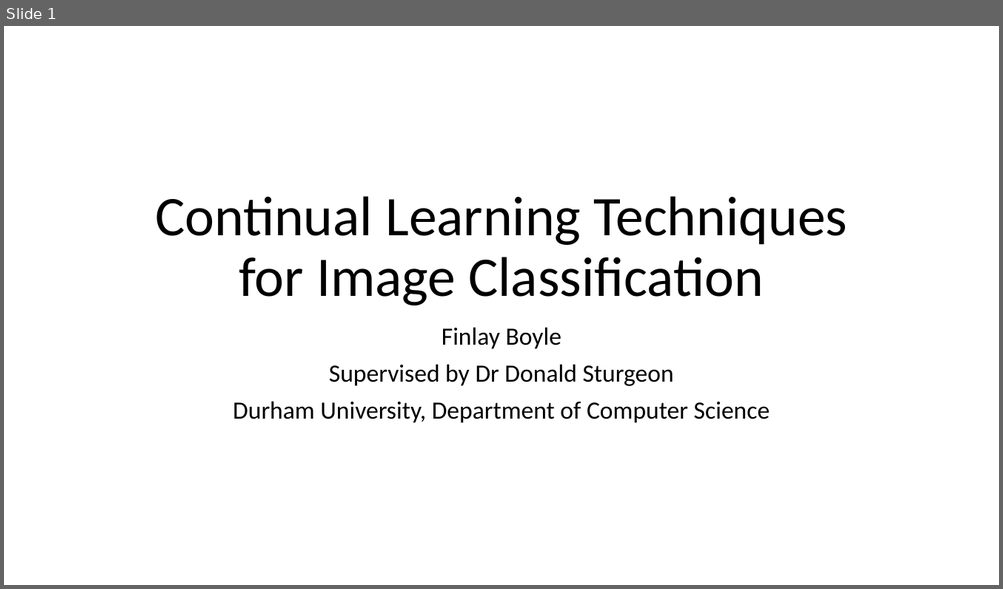
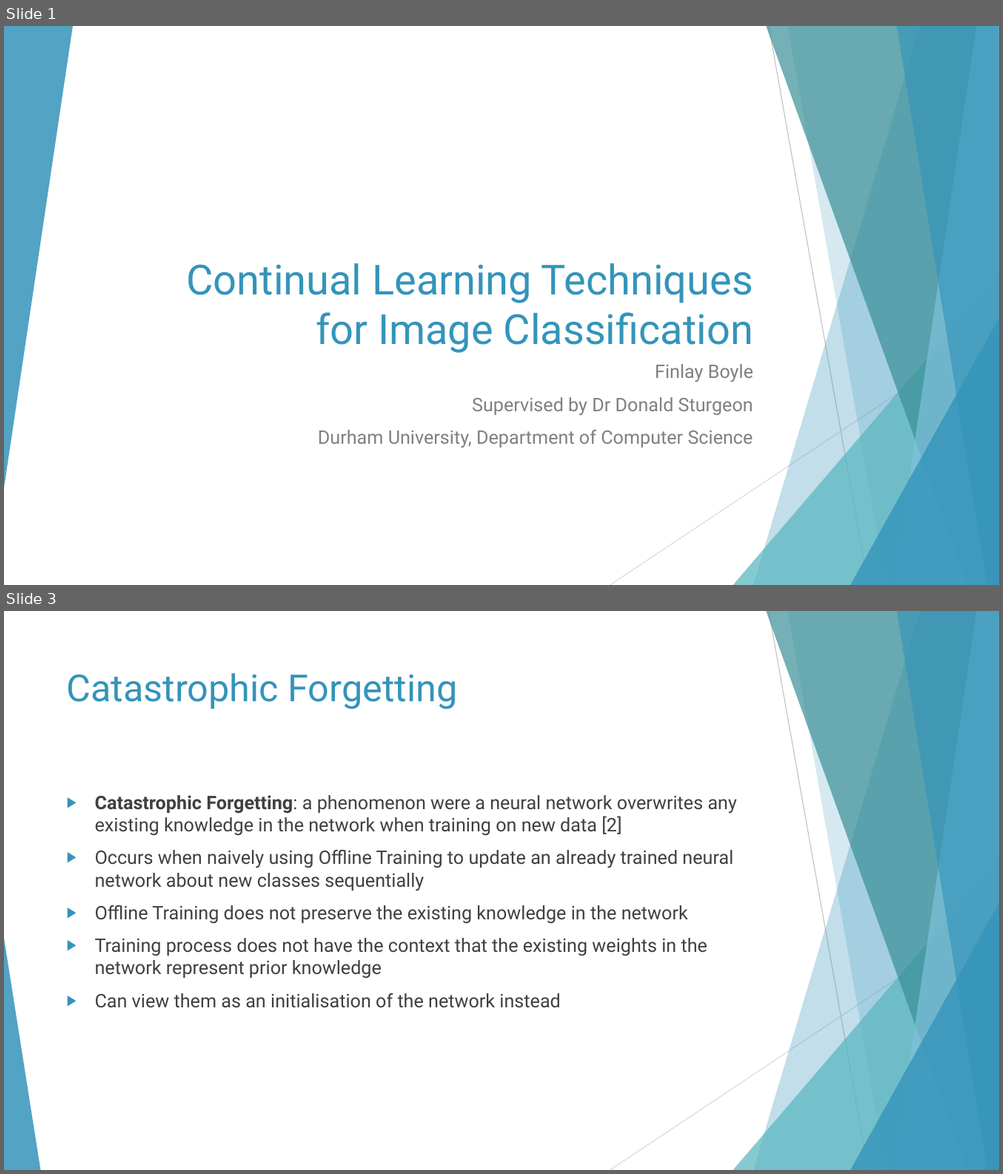
Before and after one commit to fboyle2001/advanced-project, a slide deck: Documents/Project Video/Project Video Presentation.pptx. Shown one above the other, each under a label of ours: slide 1 before the commit, slides 1 and 3 after it; the slides between them are not shown. The pictures are 1003x589 and 1003x1174 pixels, drawn with LibreOffice and Linux fonts; fonts in the diff are those of the drawing. Boxes give left, top, right and bottom in pixels: in the first picture for what was removed or moved away, otherwise in the second. Text is boxed around its words. In the diff, an @@ line names an element or a change of style, - is before the commit and + after.

```diff
--- a/Documents/Project Video/Project Video Presentation.pptx
+++ b/Documents/Project Video/Project Video Presentation.pptx
@@ slide 3 added at [4, 611, 999, 1170], background #FFFFFF; not listed: 9 template elements that a slide beside it also shows @@
@@ title added at [67, 673, 458, 709], 36 pt, text #3494BA @@
+Catastrophic Forgetting
@@ text added at [95, 795, 737, 1008], 18 pt, text #404040 @@
+▶ Catastrophic Forgetting: a phenomenon were a neural network overwrites any existing knowledge in the network when training on new data [2]
+▶ Occurs when naively using Offline Training to update an already trained neural network about new classes sequentially
+▶ Offline Training does not preserve the existing knowledge in the network
+▶ Training process does not have the context that the existing weights in the network represent prior knowledge
+▶ Can view them as an initialisation of the network instead
@@ triangle added at [4, 939, 40, 1170], fill #3494BA at 85% opacity @@
@@ slide 1 changed as well @@
@@ group added at [4, 26, 999, 585]: 5 freeform shapes, 3 triangles, 2 lines @@
@@ title "Continual Learning Techniques for Image ...": place and size @@
-title "Continual Learning Techniques for Image ..." at [155, 196, 847, 306]
+title "Continual Learning Techniques for Image ..." at [187, 264, 753, 353]
@@ title "Continual Learning Techniques for Image ..." at [187, 264, 753, 353]: size 54 to 40 pt, font Calibri to Roboto, text colour #000000 to #3494BA; alignment centre to right; line spacing 0.9 to 1 @@
@@ subtitle "Finlay Boyle": place and size @@
-subtitle "Finlay Boyle" at [233, 327, 770, 423]
+subtitle "Finlay Boyle" at [318, 364, 753, 449]
@@ subtitle "Finlay Boyle" at [318, 364, 753, 449]: size 24 to 18 pt, font Calibri to Roboto, text colour #000000 to #808080; alignment centre to right; line spacing 0.9 to 1 @@
```
Also in this commit, not shown: 8 other slides added, 1 slide removed, 7 other files.
